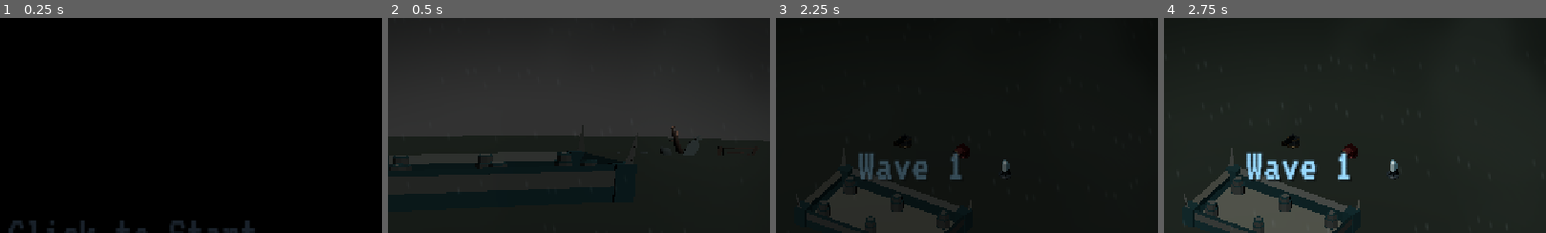
Above: before the commit, frames 1-4 (left to right).
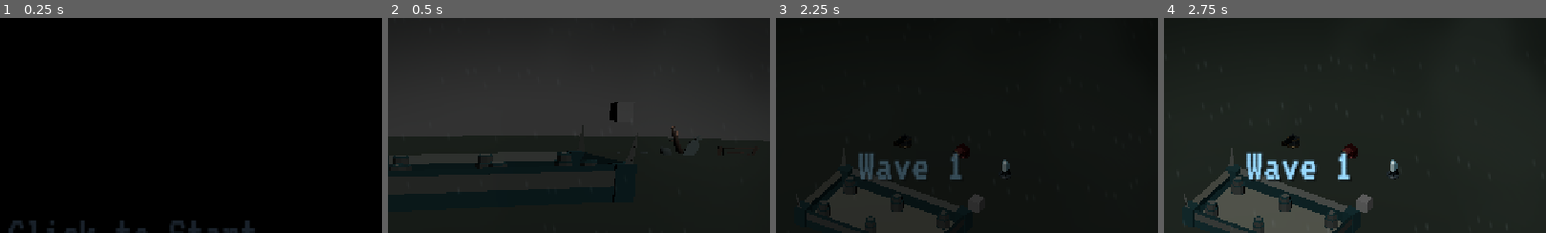
Above: after the commit, the same moments.

Repository: JeremyMarkWilcox/Tower-Defense
Game: Godot game, scene res://core/ui/boot.tscn
Two runs of this game, one before a commit and one after it. Both use one fixed random seed, a clock stepped at 60 frames per second and the inputs below. Sound files missing from this copy of the repository are replaced by a short silence.
Inputs (mouse positions are % of the whole screen's width and height, from its top left):
- Up to frame 1 (0.25 s): no input
- Up to frame 2 (0.5 s): no input
- Up to frame 3 (2.25 s): tap Enter at 0.5 s; move the mouse to (72, 45) at 0.52 s; hold Right (ui_right) 0.53-1.28 s; hold Space (thread_cut) 0.53-1.28 s; click (72, 45) at 0.67 s; move the mouse to (30, 55) at 1.27 s; hold Down (ui_down) 1.28-2.03 s; tap E (thread_next) at 1.35 s; move the mouse to (60, 28) at 2.02 s; hold Right (ui_right) from 2.03 s (still down); hold Q (thread_prev) from 2.03 s (still down)
- Up to frame 4 (2.75 s): keep holding Right (ui_right); keep holding Q (thread_prev)
The pictures show only the part of the screen within x 33-83%, y 0-50%; the shares and areas given below are measured in that part.

Frame 1 is identical in both runs. In frame 2, 0.2% of the frame differs, in the area x 58-61%, y 39-49%; in frame 3, 0.2%; in frame 4, 0.2%, in the area x 50-55%, y 81-91%.
Error before the commit: Invalid access to property or key 'damageData' on a base object of type 'Nil'. (res://game/stronghold/stronghold.gd:51)

Commit message:
No bugs right now

Diff:
--- a/game/data/towers/tower.gd
+++ b/game/data/towers/tower.gd
@@ -2,9 +2,9 @@
 
 const bulletScene = preload("res://game/data/towers/bullet.tscn")
 
-@export var range_one: CollisionShape3D
-@export var range_two: CollisionShape3D
-@export var range_three: CollisionShape3D
+@export var range_one: Area3D
+@export var range_two: Area3D
+@export var range_three: Area3D
 @export var twrFireRate := 2000
 @export var twrDamage := 1
 @export var twrBulletSpeed := 10
--- a/game/data/towers/tower.tscn
+++ b/game/data/towers/tower.tscn
@@ -2,37 +2,41 @@
 
 [ext_resource type="Script" uid="uid://epix5p0brcyp" path="res://game/data/towers/tower.gd" id="1_6kh8y"]
 
-[sub_resource type="CylinderShape3D" id="CylinderShape3D_6kh8y"]
-radius = 1.9892578
+[sub_resource type="CylinderShape3D" id="CylinderShape3D_xkro6"]
+radius = 2.0327148
 
-[sub_resource type="CylinderShape3D" id="CylinderShape3D_3jnb4"]
-radius = 4.540039
+[sub_resource type="CylinderShape3D" id="CylinderShape3D_lccvh"]
+radius = 5.01416
 
-[sub_resource type="CylinderShape3D" id="CylinderShape3D_hpi32"]
-radius = 7.82959
+[sub_resource type="CylinderShape3D" id="CylinderShape3D_rengx"]
+radius = 10.550781
 
 [sub_resource type="BoxMesh" id="BoxMesh_6kh8y"]
 
 [node name="Tower" type="Node3D" unique_id=2053335034 node_paths=PackedStringArray("range_one", "range_two", "range_three", "tower_mesh")]
 script = ExtResource("1_6kh8y")
-range_one = NodePath("enemyTargeter/rangeOne")
-range_two = NodePath("enemyTargeter/rangeTwo")
-range_three = NodePath("enemyTargeter/rangeThree")
+range_one = NodePath("rangeOne")
+range_two = NodePath("rangeTwo")
+range_three = NodePath("rangeThree")
 tower_mesh = NodePath("TowerMesh")
 
-[node name="enemyTargeter" type="Area3D" parent="." unique_id=2060501464]
-
-[node name="Timer" type="Timer" parent="enemyTargeter" unique_id=1653151059]
+[node name="Timer" type="Timer" parent="." unique_id=1653151059]
 autostart = true
 
-[node name="rangeOne" type="CollisionShape3D" parent="enemyTargeter" unique_id=1715895733]
-shape = SubResource("CylinderShape3D_6kh8y")
+[node name="rangeOne" type="Area3D" parent="." unique_id=1867613354]
 
-[node name="rangeTwo" type="CollisionShape3D" parent="enemyTargeter" unique_id=153127937]
-shape = SubResource("CylinderShape3D_3jnb4")
+[node name="CollisionShape3D" type="CollisionShape3D" parent="rangeOne" unique_id=86986928]
+shape = SubResource("CylinderShape3D_xkro6")
 
-[node name="rangeThree" type="CollisionShape3D" parent="enemyTargeter" unique_id=305499448]
-shape = SubResource("CylinderShape3D_hpi32")
+[node name="rangeTwo" type="Area3D" parent="." unique_id=1909420512]
+
+[node name="CollisionShape3D" type="CollisionShape3D" parent="rangeTwo" unique_id=485072162]
+shape = SubResource("CylinderShape3D_lccvh")
+
+[node name="rangeThree" type="Area3D" parent="." unique_id=1890466275]
+
+[node name="CollisionShape3D" type="CollisionShape3D" parent="rangeThree" unique_id=730385619]
+shape = SubResource("CylinderShape3D_rengx")
 
 [node name="TowerMesh" type="MeshInstance3D" parent="." unique_id=1721241029]
 mesh = SubResource("BoxMesh_6kh8y")
--- /dev/null
+++ b/game/data/towers/tower_data.tres
@@ -0,0 +1,13 @@
+[gd_resource type="Resource" script_class="TowerData" format=3 uid="uid://byui546w78od6"]
+
+[ext_resource type="PackedScene" uid="uid://b82y0h3s65i2h" path="res://assets/3d_art/towers/Basiclvl1.glb" id="1_pymm2"]
+[ext_resource type="Script" uid="uid://dxhmx4118pfd3" path="res://game/data/towers/towerdata.gd" id="1_qm3ln"]
+[ext_resource type="PackedScene" uid="uid://dl7btnuthvvlb" path="res://assets/3d_art/towers/Firelvl1.glb" id="2_as6rv"]
+[ext_resource type="PackedScene" uid="uid://dm6ojjrnrnkqg" path="res://assets/3d_art/towers/Icelvl1.glb" id="3_co70p"]
+
+[resource]
+script = ExtResource("1_qm3ln")
+basiclvl_1 = ExtResource("1_pymm2")
+firelvl_1 = ExtResource("2_as6rv")
+icelvl_1 = ExtResource("3_co70p")
+metadata/_custom_type_script = "uid://dxhmx4118pfd3"
--- /dev/null
+++ b/game/data/towers/towerdata.gd
@@ -0,0 +1,41 @@
+class_name TowerData
+extends Resource
+
+@export var basiclvl_1: PackedScene
+@export var firelvl_1: PackedScene
+@export var icelvl_1: PackedScene
+
+var costData : Array[Array] = [
+	[10,20,30],
+	[10,20,30],
+	[10,20,30]
+]
+
+var damageData : Array[Array] = [
+	[10,20,30],
+	[10,20,30],
+	[10,20,30]
+]
+
+var fireRateData : Array[Array] = [
+	[10,20,30],
+	[10,20,30],
+	[10,20,30]
+]
+
+var bulletSpeedData : Array[Array] = [
+	[10,20,30],
+	[10,20,30],
+	[10,20,30]
+]
+
+# Note: meshData initialization is fixed below!
+var meshData : Array[Array] = []
+
+func _init() -> void:
+	# Initialize meshData here so it actually captures the exported PackedScenes
+	meshData = [
+		[basiclvl_1, basiclvl_1, basiclvl_1],
+		[firelvl_1, firelvl_1, firelvl_1],
+		[icelvl_1, icelvl_1, icelvl_1]
+	]
--- a/game/data/towers/towerdata.tres
+++ /dev/null
@@ -1,17 +0,0 @@
-[gd_resource type="Resource" format=3 uid="uid://qspgqsro07av"]
-
-[sub_resource type="GDScript" id="GDScript_fy4mt"]
-script/source = "
-
-var damageData : Array[Array] = [
-	#cannon tower
-	[10,20,30],
-	#fire tower
-	[10,20,30],
-	#ice tower
-	[10,20,30]
-]
-"
-
-[resource]
-script = SubResource("GDScript_fy4mt")
--- a/game/stronghold/stronghold.gd
+++ b/game/stronghold/stronghold.gd
@@ -3,7 +3,6 @@
 
 signal health_changed(current: int, maximum: int)
 signal destroyed
-
 @export var towerdata: Resource
 @export_range(1, 10000) var max_health := 20
 const towerScene = preload("res://game/data/towers/tower.tscn")
@@ -18,9 +17,9 @@
 	health = max_health
 
 
-	var cx = position.x
-	var cy = position.y
-	var cz = position.z
+	var cx := position.x
+	var cy := position.y
+	var cz := position.z
 
 	towerPositions = [
 		Vector3(cx - 6.3, cy + 2.8, cz + .4),
--- a/game/stronghold/stronghold.tscn
+++ b/game/stronghold/stronghold.tscn
@@ -1,11 +1,13 @@
 [gd_scene format=3 uid="uid://dduwnap7vm400"]
 
 [ext_resource type="Script" uid="uid://bmpesgfk651k2" path="res://game/stronghold/stronghold.gd" id="1_3cre5"]
+[ext_resource type="Resource" uid="uid://byui546w78od6" path="res://game/data/towers/tower_data.tres" id="2_3ms5n"]
 [ext_resource type="PackedScene" uid="uid://drxix2qq7vrcp" path="res://assets/3d_art/stronghold/stronghold_base.glb" id="2_b8jds"]
 [ext_resource type="PackedScene" uid="uid://caeloa1nngu3c" path="res://game/stronghold/tower_socket.tscn" id="3_b46vg"]
 
 [node name="StrongholdHolder" type="Node3D" unique_id=2125922311]
 script = ExtResource("1_3cre5")
+towerdata = ExtResource("2_3ms5n")
 
 [node name="stronghold_base" parent="." unique_id=25793128 instance=ExtResource("2_b8jds")]
 
Not shown, added: game/data/towers/towerdata.gd.uid
